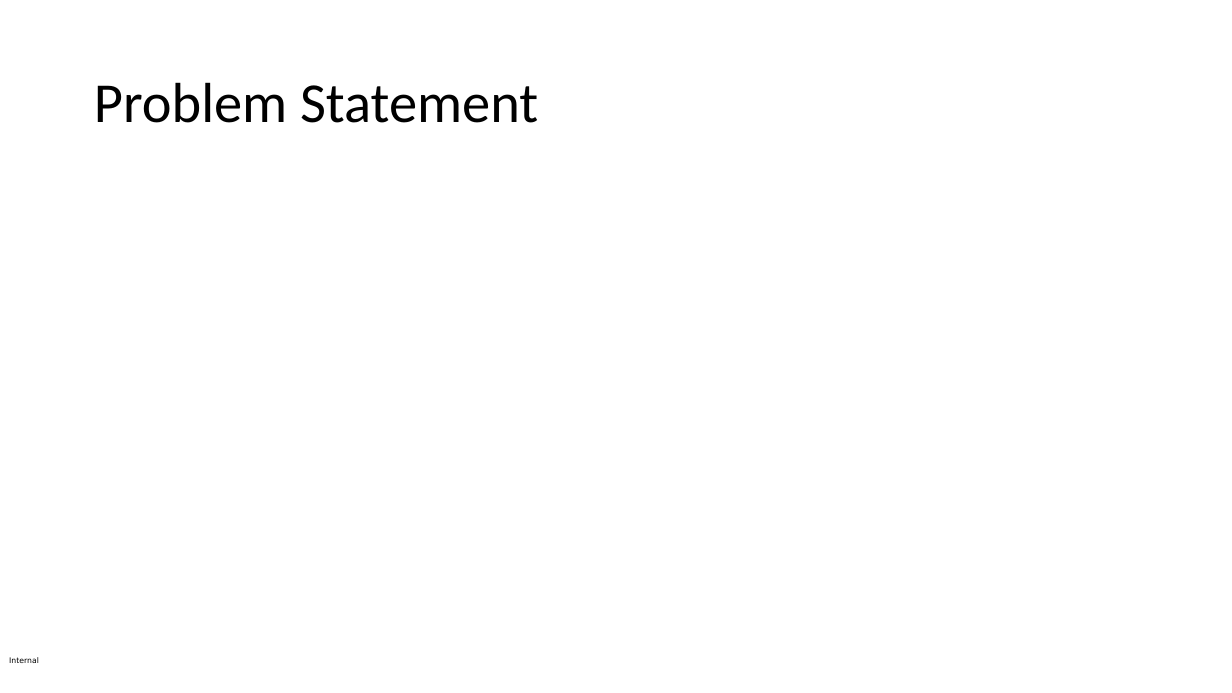
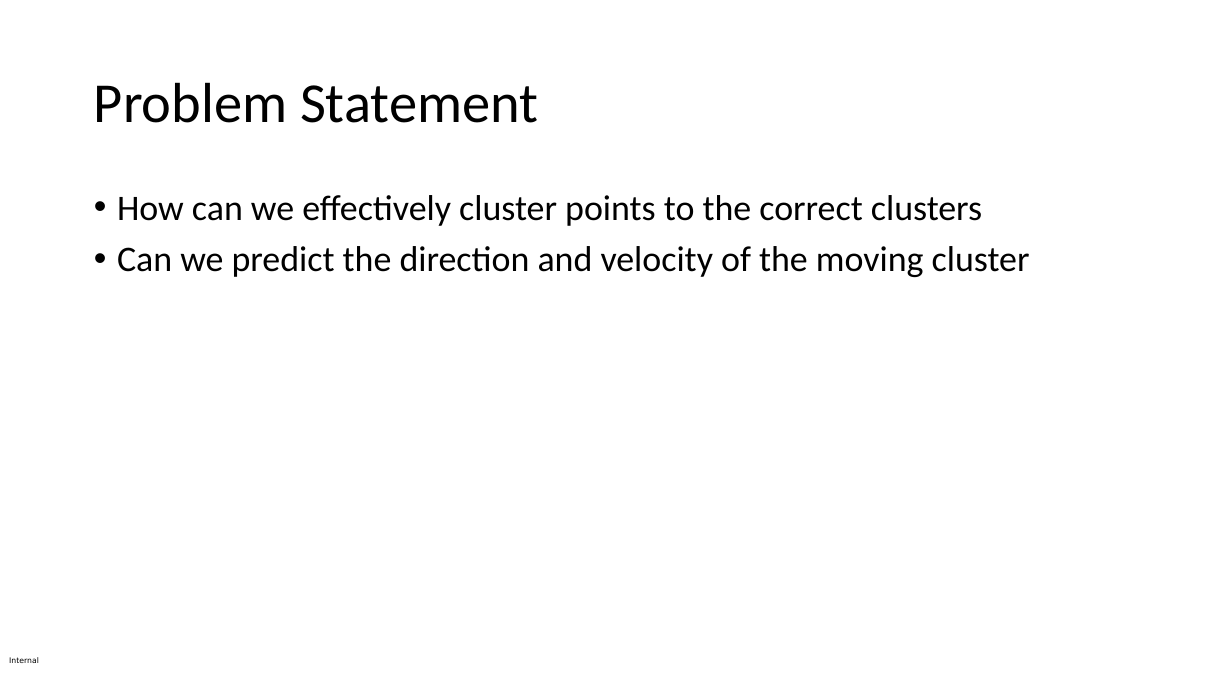
Before and after one commit to darveenvijayan/KMEANS, a slide deck: slide 3 of rpd.pptx. Drawn at 1232x693 pixels with LibreOffice and Linux fonts; fonts in the diff are those of the drawing. Boxes give left, top, right and bottom in pixels: in the first picture for what was removed or moved away, otherwise in the second. Text is boxed around its words. In the diff, an @@ line names an element or a change of style, - is before the commit and + after.

```diff
--- a/rpd.pptx
+++ b/rpd.pptx
@@ text added at bbox=[117, 195, 1030, 277], 28 pt, text #000000 @@
+• How can we effectively cluster points to the correct clusters
+• Can we predict the direction and velocity of the moving cluster
```
Also in this commit, not shown: 1 other slide changed, 1 other file.
